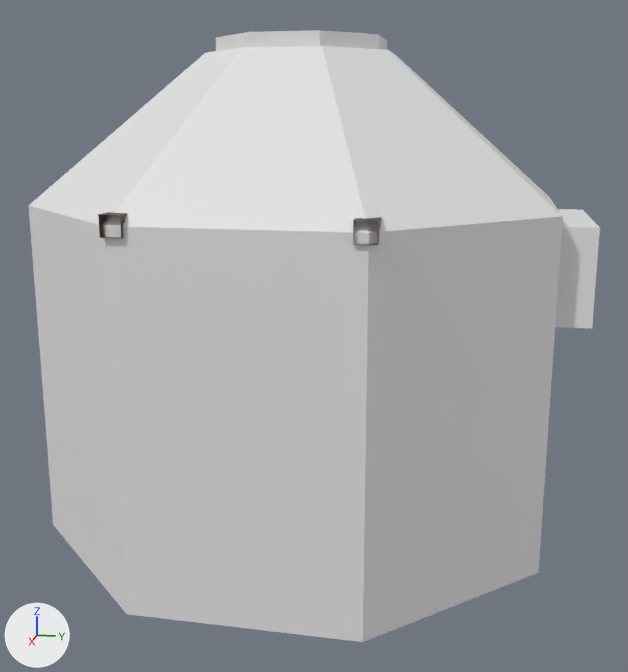
The Blender file Source/RTRad/Scenes/models/TextureScene.blend, before and after one commit.
Before and after are seen from a 50 mm lens placed at (14.21, 3.02, 6.67), pointed at (0.13, 0.2, 3.15). The lights are fixed; the arrows at lower left show +X, +Y and +Z.

Objects in the first picture: 'Roof', 'Walls'.
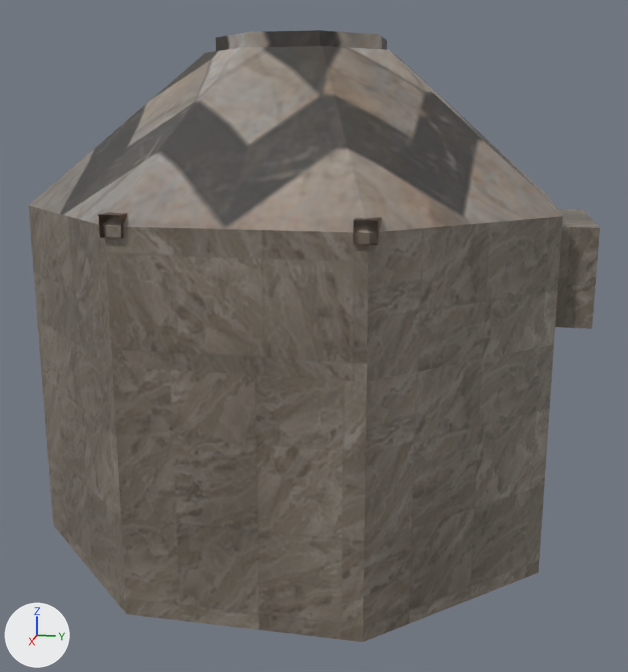
The edits, one by one:
me_cylinder has 32 vertices, 24 faces and spans x -4.36..4.36, y -4.36..4.73, z -0.01..5.41.
me_cylinder is used by ob_walls; location (0.0, 0.0, 0.0); rotation (0.0, 0.0, -0.398), in degrees (0, 0, -23).
me_cylinder part 1: all 23 faces that had it switch from mat_blank_temp (white #e7e7e7) to mat_basetex (picture img_texturescenebasetex_png).
me_cylinder_002 has 32 vertices, 25 faces and spans x -4.36..4.36, y -4.36..4.36, z 5.41..7.95.
me_cylinder_002 is used by ob_roof; location (0.0, 0.0, 0.0); rotation (0.0, 0.0, -0.398), in degrees (0, 0, -23).
me_cylinder_002 part 2: all 24 faces that had it switch from mat_blank_temp (white #e7e7e7) to mat_basetex (picture img_texturescenebasetex_png).

Boxes (x1, y1, x2, y2) around the edits, measured in the pictures (628 x 672 px):
part 1 of me_cylinder, recoloured
    both: (29, 206, 600, 642)
part 2 of me_cylinder_002, recoloured (white to grey)
    both: (29, 30, 562, 233)
